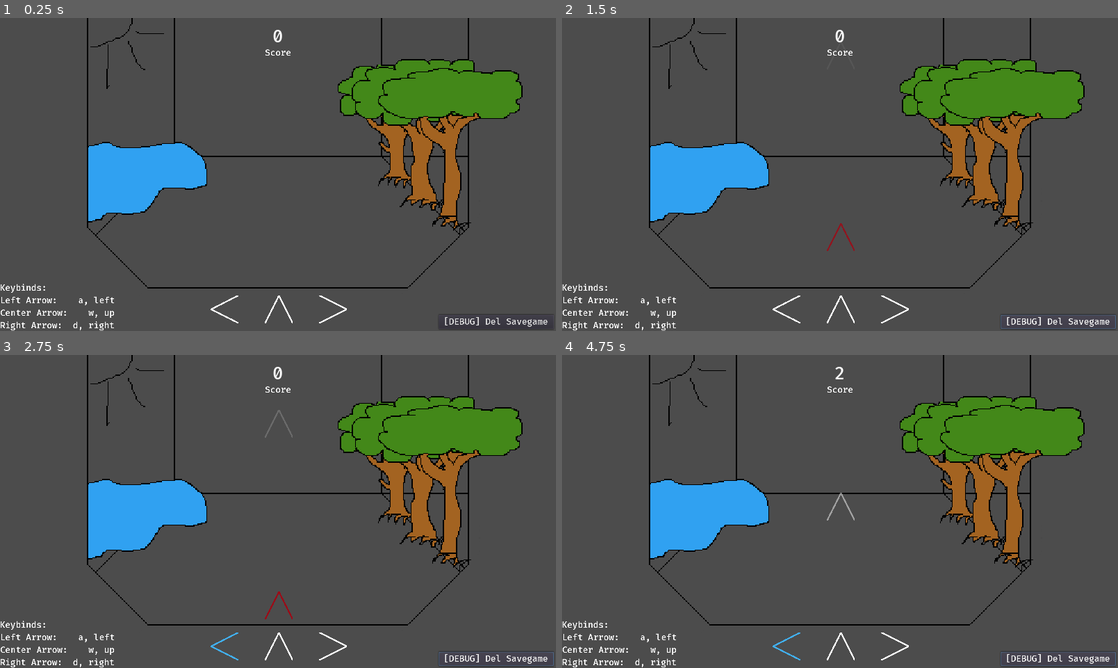
Above: before the commit, frames 1-4 (two rows, left to right).
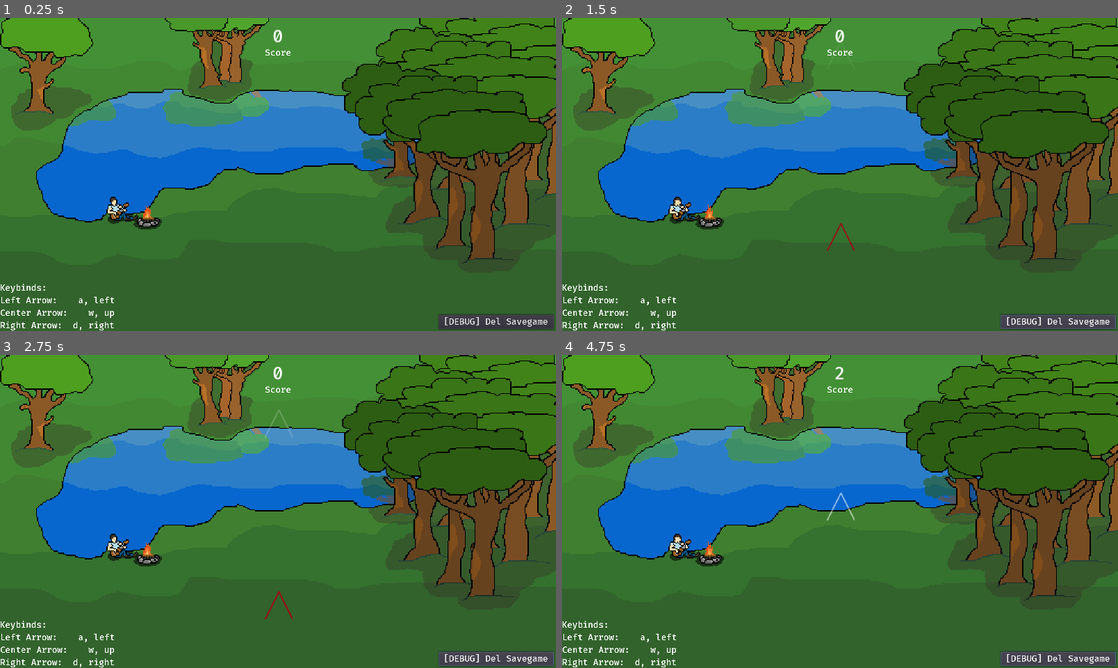
Above: after the commit, the same moments.

Repository: Sntx626/GameJam5
Game: Godot game, scene res://Scenes/MainScene.tscn
Same seed, same stepped clock (60 frames per second), same inputs: the game is played once before the commit and once after it.
Inputs:
- Up to frame 1 (0.25 s): no input
- Up to frame 2 (1.5 s): tap Enter at 0.5 s; hold Right (A_right) 0.53-1.25 s; click "[DEBUG] Del Savegame" at 1.25 s
- Up to frame 3 (2.75 s): hold Left (A_left) from 2.03 s (still down)
- Up to frame 4 (4.75 s): release Left (A_left) at 2.78 s; hold Right (A_right) 2.78-3.53 s; hold Up (A_up) 3.53-4.28 s; hold Left (A_left) from 4.28 s (still down)

The runs differ from the first frame. In frame 1, 97% of the frame differs, in the area x 0-100%, y 0-100%; in frame 2, 97%; in frame 3, 97%; in frame 4, 97%.

Commit message:
guitar guy and campfire

Diff:
--- a/Scenes/MainScene.tscn
+++ b/Scenes/MainScene.tscn
@@ -1,9 +1,9 @@
-[gd_scene load_steps=13 format=2]
+[gd_scene load_steps=32 format=2]
 
 [ext_resource path="res://Scenes/MainScene.gd" type="Script" id=1]
 [ext_resource path="res://Scenes/RythmGame.tscn" type="PackedScene" id=2]
 [ext_resource path="res://Scenes/Clicker.tscn" type="PackedScene" id=3]
-[ext_resource path="res://Assets/stageExample.png" type="Texture" id=4]
+[ext_resource path="res://Assets/spritesheet1.png" type="Texture" id=4]
 [ext_resource path="res://Sounds/GameJamLofi1_52BPM.mp3" type="AudioStream" id=5]
 [ext_resource path="res://Sounds/GameJamLofi1_52Bpm/Lofi#1 Bass.wav" type="AudioStream" id=6]
 [ext_resource path="res://Sounds/GameJamLofi1_52Bpm/Lofi#1 Lead.wav" type="AudioStream" id=7]
@@ -12,13 +12,94 @@
 [ext_resource path="res://Sounds/GameJamLofi1_52Bpm/Lofi#1 Rhodes.wav" type="AudioStream" id=10]
 [ext_resource path="res://Sounds/GameJamLofi1_52Bpm/Lofi#1 Regen.wav" type="AudioStream" id=11]
 [ext_resource path="res://Sounds/FailSound.wav" type="AudioStream" id=12]
+[ext_resource path="res://Assets/background1.png" type="Texture" id=13]
+
+[sub_resource type="AtlasTexture" id=1]
+atlas = ExtResource( 4 )
+region = Rect2( 0, 0, 32, 32 )
+
+[sub_resource type="AtlasTexture" id=2]
+atlas = ExtResource( 4 )
+region = Rect2( 32, 0, 32, 32 )
+
+[sub_resource type="AtlasTexture" id=3]
+atlas = ExtResource( 4 )
+region = Rect2( 64, 0, 32, 32 )
+
+[sub_resource type="AtlasTexture" id=4]
+atlas = ExtResource( 4 )
+region = Rect2( 96, 0, 32, 32 )
+
+[sub_resource type="AtlasTexture" id=5]
+atlas = ExtResource( 4 )
+region = Rect2( 128, 0, 32, 32 )
+
+[sub_resource type="AtlasTexture" id=6]
+atlas = ExtResource( 4 )
+region = Rect2( 160, 0, 32, 32 )
+
+[sub_resource type="AtlasTexture" id=7]
+atlas = ExtResource( 4 )
+region = Rect2( 192, 0, 32, 32 )
+
+[sub_resource type="AtlasTexture" id=8]
+atlas = ExtResource( 4 )
+region = Rect2( 224, 0, 32, 32 )
+
+[sub_resource type="AtlasTexture" id=9]
+atlas = ExtResource( 4 )
+region = Rect2( 0, 32, 32, 32 )
+
+[sub_resource type="AtlasTexture" id=10]
+atlas = ExtResource( 4 )
+region = Rect2( 32, 32, 32, 32 )
+
+[sub_resource type="AtlasTexture" id=11]
+atlas = ExtResource( 4 )
+region = Rect2( 64, 32, 32, 32 )
+
+[sub_resource type="AtlasTexture" id=12]
+atlas = ExtResource( 4 )
+region = Rect2( 96, 32, 32, 32 )
+
+[sub_resource type="SpriteFrames" id=13]
+animations = [ {
+"frames": [ SubResource( 1 ), SubResource( 2 ), SubResource( 3 ), SubResource( 4 ), SubResource( 5 ), SubResource( 6 ), SubResource( 7 ), SubResource( 8 ), SubResource( 9 ), SubResource( 10 ), SubResource( 11 ), SubResource( 12 ) ],
+"loop": true,
+"name": "default",
+"speed": 5.0
+} ]
+
+[sub_resource type="AtlasTexture" id=14]
+atlas = ExtResource( 4 )
+region = Rect2( 128, 32, 32, 32 )
+
+[sub_resource type="AtlasTexture" id=15]
+atlas = ExtResource( 4 )
+region = Rect2( 160, 32, 32, 32 )
+
+[sub_resource type="AtlasTexture" id=16]
+atlas = ExtResource( 4 )
+region = Rect2( 192, 32, 32, 32 )
+
+[sub_resource type="AtlasTexture" id=17]
+atlas = ExtResource( 4 )
+region = Rect2( 224, 32, 32, 32 )
+
+[sub_resource type="SpriteFrames" id=18]
+animations = [ {
+"frames": [ SubResource( 14 ), SubResource( 15 ), SubResource( 16 ), SubResource( 17 ) ],
+"loop": true,
+"name": "default",
+"speed": 5.0
+} ]
 
 [node name="MainScene" type="Node2D"]
 script = ExtResource( 1 )
 
 [node name="stageExample" type="Sprite" parent="."]
 position = Vector2( 256, 144 )
-texture = ExtResource( 4 )
+texture = ExtResource( 13 )
 
 [node name="RythmGame" parent="." instance=ExtResource( 2 )]
 
@@ -61,3 +142,15 @@
 [node name="AudioStreamFail" type="AudioStreamPlayer" parent="."]
 stream = ExtResource( 12 )
 volume_db = -10.0
+
+[node name="GuitarGuy" type="AnimatedSprite" parent="."]
+position = Vector2( 113.144, 173.725 )
+frames = SubResource( 13 )
+frame = 7
+playing = true
+
+[node name="Campfire" type="AnimatedSprite" parent="."]
+position = Vector2( 137.116, 178.721 )
+frames = SubResource( 18 )
+frame = 2
+playing = true
Not shown, added: Assets/background1.png.import
Binary file added: Assets/spritesheet1.png
Not shown, added: Assets/spritesheet1.png.import
Binary file removed: Assets/stageExample.png
